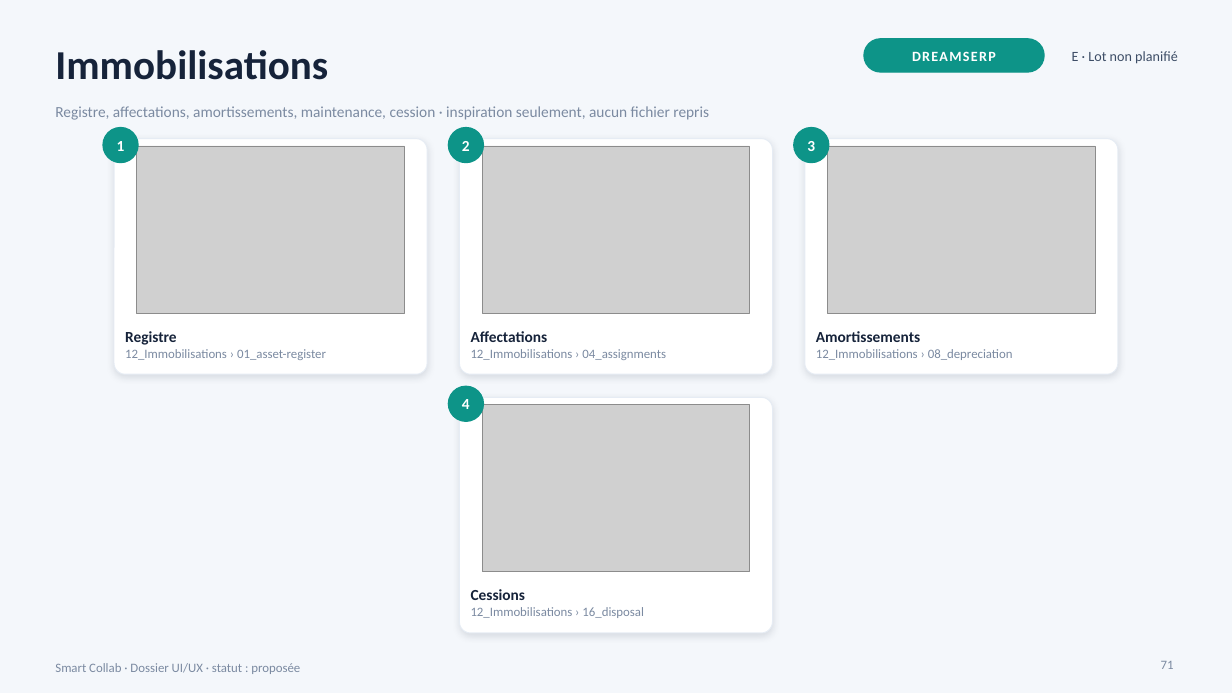
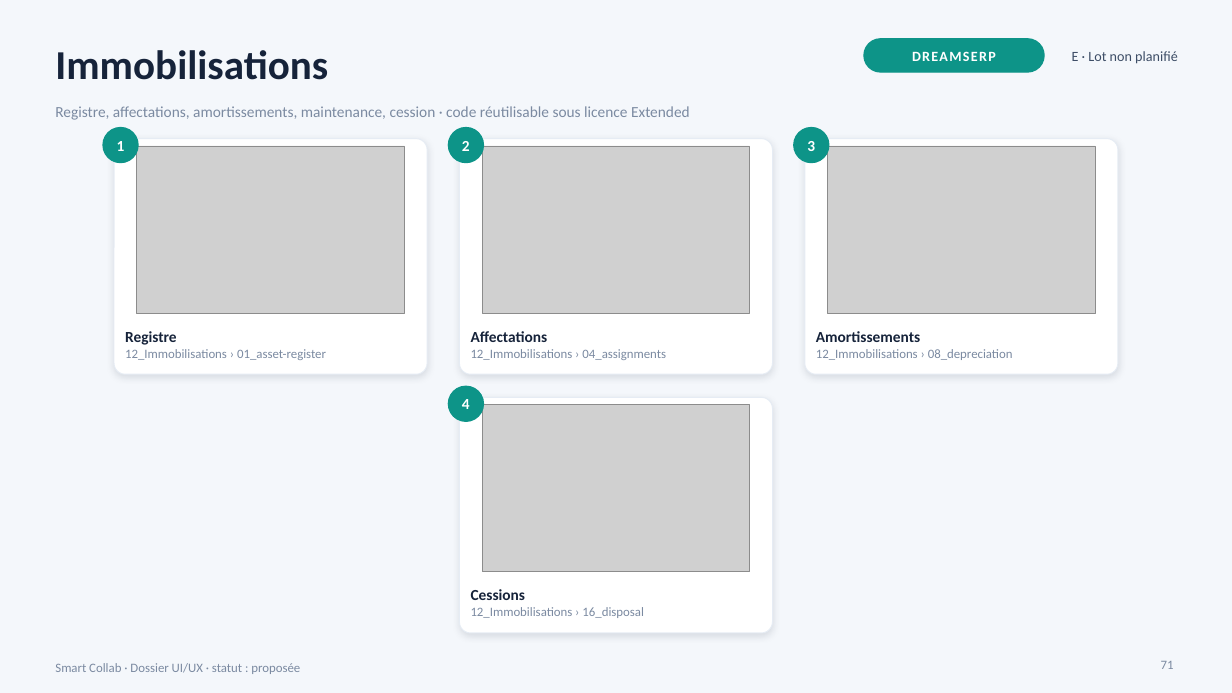
Before and after one commit to Sydney854/smart-collab, a slide deck: slide 71 of 05_UI_UX/DOSSIER_UI_UX_MODULES.pptx. Drawn at 1232x693 pixels with LibreOffice and Linux fonts; fonts in the diff are those of the drawing; grey boxes stand for pictures. Boxes give left, top, right and bottom in pixels: in the first picture for what was removed or moved away, otherwise in the second. Text is boxed around its words. In the diff, an @@ line names an element or a change of style, - is before the commit and + after.

```diff
--- a/05_UI_UX/DOSSIER_UI_UX_MODULES.pptx
+++ b/05_UI_UX/DOSSIER_UI_UX_MODULES.pptx
@@ text at bbox=[55, 106, 690, 120]: text changed @@
-Registre, affectations, amortissements, maintenance, cession · inspiration seulement, aucun fichier repris
+Registre, affectations, amortissements, maintenance, cession · code réutilisable sous licence Extended
```
Also in this commit, not shown: 37 other slides changed, 15 other files.
